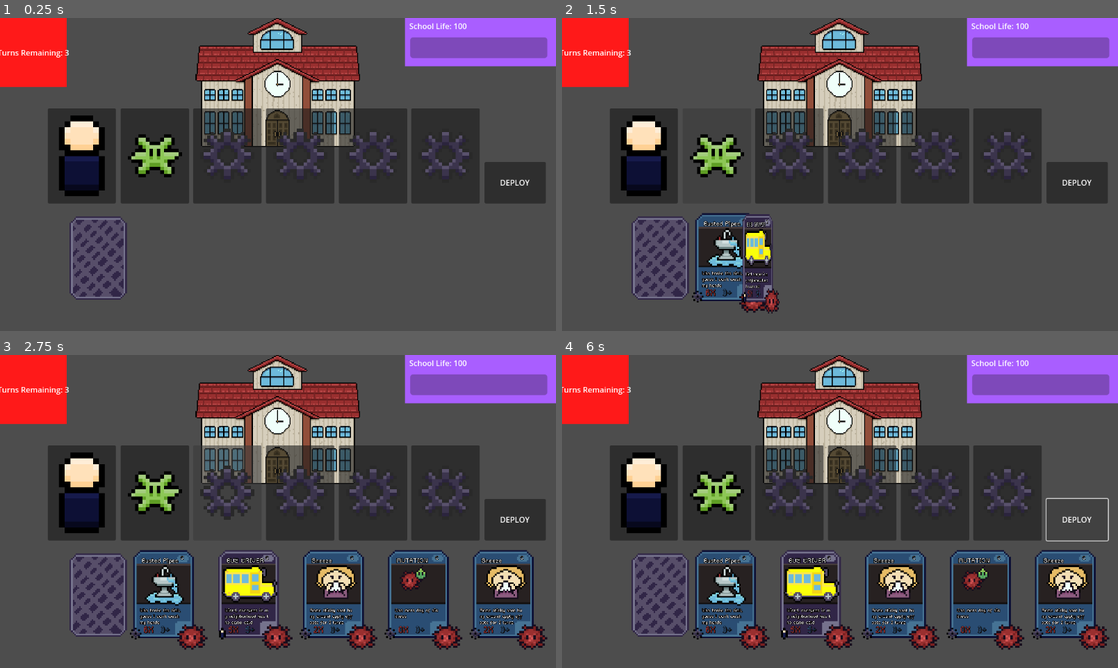
Above: before the commit, frames 1-4 (two rows, left to right).
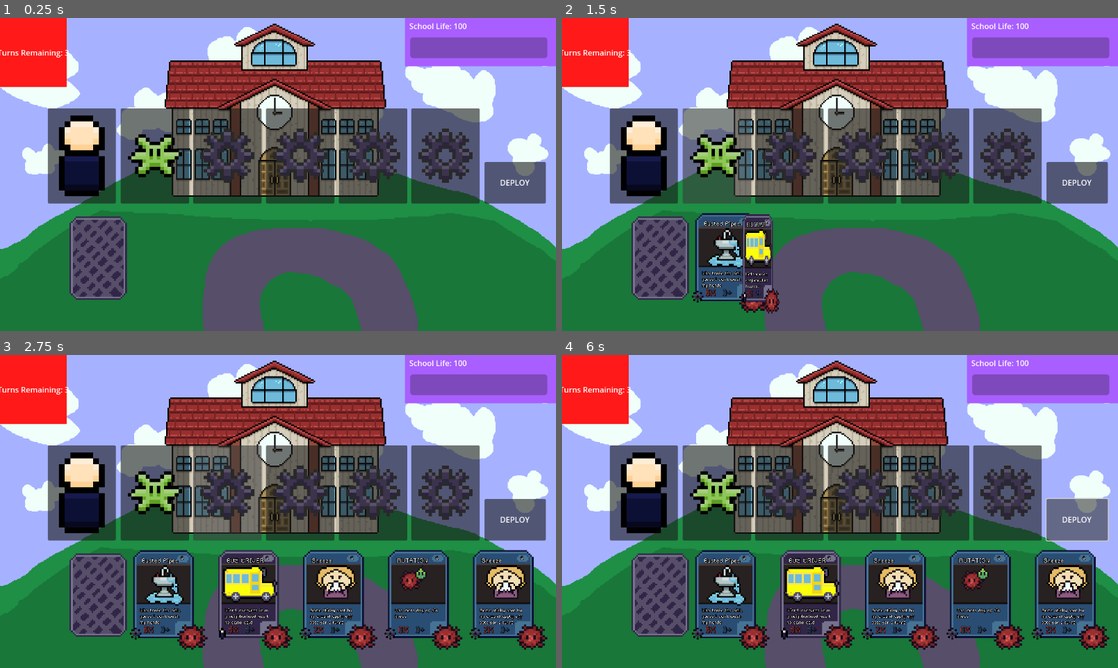
Above: after the commit, the same moments.

Repository: JPGFG/ld24
Game: Godot game, scene res://scenes/game-board/gameboard.tscn
Two runs of this game, one before a commit and one after it. Both use one fixed random seed, a clock stepped at 60 frames per second and the inputs below.
Inputs (mouse positions are in pixels of both pictures, inside the frame that each line leads up to):
- Up to frame 1 (0.25 s): no input
- Up to frame 2 (1.5 s): click (645, 155) at 0.5 s; click (717, 155) at 1.25 s
- Up to frame 3 (2.75 s): click (227, 492) at 2.02 s
- Up to frame 4 (6 s): click "DEPLOY" at 2.75 s; click (645, 492) at 3.5 s; click (717, 492) at 4.25 s; click (789, 492) at 5.02 s; click "DEPLOY" at 5.75 s

The runs differ from the first frame. In frame 1, 81% of the frame differs, in the area x 0-100%, y 0-100%; in frame 2, 77%; in frame 3, 65%; in frame 4, 65%.

Commit message:
added background imagery

Diff:
--- a/scenes/game-board/gameboard.tscn
+++ b/scenes/game-board/gameboard.tscn
@@ -1,11 +1,12 @@
-[gd_scene load_steps=18 format=3 uid="uid://b5bq40gj4dwru"]
+[gd_scene load_steps=19 format=3 uid="uid://b5bq40gj4dwru"]
 
 [ext_resource type="Script" path="res://scripts/game-state-machines/game-state-machine.gd" id="1_4hyl4"]
+[ext_resource type="Texture2D" uid="uid://5ybbhj8afc37" path="res://assets/sprites/ui/background.png" id="1_7sk5a"]
 [ext_resource type="PackedScene" uid="uid://bwlu63c2x5m75" path="res://scenes/hand.tscn" id="1_7xxgu"]
 [ext_resource type="Script" path="res://scripts/controllers/game-controller.gd" id="1_a3i36"]
 [ext_resource type="Script" path="res://scripts/controllers/ui-controller.gd" id="2_dp5jn"]
 [ext_resource type="Script" path="res://scripts/game-state-machines/game-state-base.gd" id="2_dwdl8"]
-[ext_resource type="PackedScene" uid="uid://bae1nh1sab3cj" path="res://scenes/deck.tscn" id="2_g1d5b"]
+[ext_resource type="PackedScene" path="res://scenes/deck.tscn" id="2_g1d5b"]
 [ext_resource type="Texture2D" uid="uid://dll2taw0femgi" path="res://assets/sprites/gameboard/pop_icon_large.png" id="3_0pnbu"]
 [ext_resource type="Script" path="res://scripts/game-state-machines/states/turn-start.gd" id="3_loohh"]
 [ext_resource type="Texture2D" uid="uid://cop6jo0ekl7pt" path="res://assets/sprites/gameboard/adders_icon_large.png" id="3_lvf5d"]
@@ -32,6 +33,30 @@
 grow_horizontal = 2
 grow_vertical = 2
 metadata/_edit_vertical_guides_ = [-110.0]
+
+[node name="skybox" type="ColorRect" parent="."]
+layout_mode = 1
+anchors_preset = 15
+anchor_right = 1.0
+anchor_bottom = 1.0
+grow_horizontal = 2
+grow_vertical = 2
+color = Color(0.65, 0.696667, 1, 1)
+
+[node name="TextureRect" type="TextureRect" parent="skybox"]
+layout_mode = 0
+offset_right = 1152.0
+offset_bottom = 649.0
+texture = ExtResource("1_7sk5a")
+
+[node name="TextureRect2" type="TextureRect" parent="skybox"]
+layout_mode = 2
+offset_left = 341.0
+offset_top = -80.0
+offset_right = 800.0
+offset_bottom = 462.0
+texture = ExtResource("11_1nqy1")
+stretch_mode = 5
 
 [node name="Hand" parent="." instance=ExtResource("1_7xxgu")]
 layout_mode = 1
@@ -420,15 +445,6 @@
 [node name="GameStateBase" type="Node" parent="GameStateMachine"]
 script = ExtResource("2_dwdl8")
 
-[node name="TextureRect" type="TextureRect" parent="."]
-z_index = -1
-layout_mode = 0
-offset_left = 1.0
-offset_right = 1151.0
-offset_bottom = 267.0
-texture = ExtResource("11_1nqy1")
-stretch_mode = 5
-
 [connection signal="pressed" from="battleground/PopCardSlot/PopCardButton" to="GameController" method="_on_pop_card_button_pressed"]
 [connection signal="pressed" from="battleground/GermCardSlot/GermCardButton" to="GameController" method="_on_germ_card_button_pressed"]
 [connection signal="pressed" from="deploybutton" to="GameController" method="_on_deploybutton_pressed"]
Binary file added: assets/sprites/ui/background.aseprite
Binary file added: assets/sprites/ui/background.png
Not shown, added: assets/sprites/ui/background.png.import
